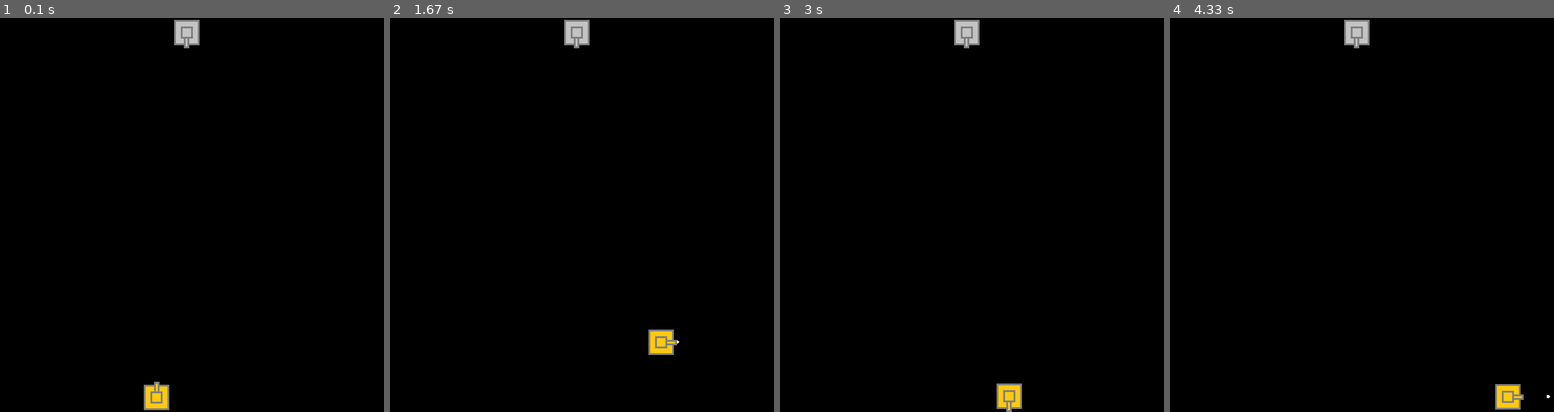
Above: before the commit, frames 1-4 (left to right).
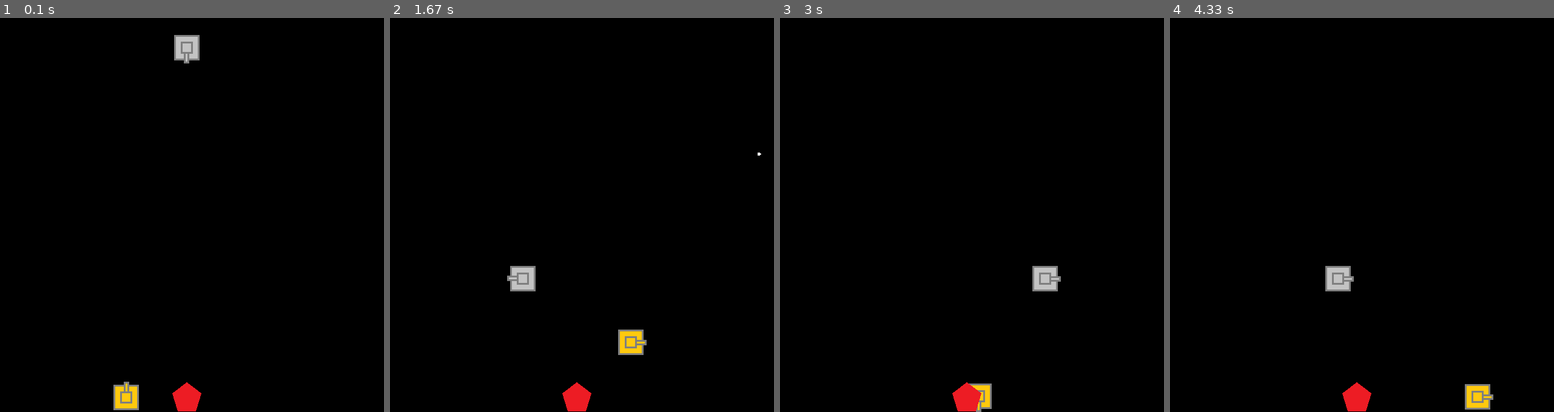
Above: after the commit, the same moments.

Repository: dusanrsc/Pygame_BattleCity
Game: pygame game, started from main.py
Two runs of this game, one before a commit and one after it. Both use one fixed random seed, a clock stepped at 60 frames per second and the inputs below.
Inputs:
- Up to frame 1 (0.1 s): no input
- Up to frame 2 (1.67 s): tap Space at 0.33, 0.73, 1.03, 1.23, 1.57 s; hold D 0.67-1.13 s; hold W 1.17-1.47 s; hold D from 1.5 s (still down)
- Up to frame 3 (3 s): tap Space at 1.87, 2.07, 2.37, 2.63 s; release D at 1.97 s; hold A 2-2.53 s; hold S 2.57-2.87 s
- Up to frame 4 (4.33 s): hold D from 3.73 s (still down); tap Space at 3.8, 4.1 s

The runs differ from the first frame. In frame 1, 1.9% of the frame differs, in the area x 29-53%, y 0-100%; in frame 2, 2.2%, in the area x 30-97%, y 0-100%; in frame 3, 2.0%; in frame 4, 2.2%.

Commit message:
first commit

Diff:
--- a/main.py
+++ b/main.py
@@ -14,9 +14,13 @@
 SCREEN_TITLE = "BattleCity"
 
 FPS = 60
+TILE = 50
+
 PLAYER_SPEED = 5
-PLAYER_SIZE = 50
+PLAYER_SIZE = TILE
 BULLET_SPEED = PLAYER_SPEED * 2
+
+ENEMY_SPEED = 5
 
 # rgb color tuples
 RED = (255, 0, 0)
@@ -31,17 +35,23 @@
 # game variables
 # settings
 __version__ = "v1.0"
-direction = "w"
 running = True
+
+direction = 0
+bullet_counter = 0
 
 # enemy settings
 enemy_id = 20
 max_enemy = 4
-move_range = random.randint(25, 625)
+
+enemy_direction = random.randint(0, 3)
+enemy_moving_range = random.randint(0, SCREEN_WIDTH)
+
+enemy_fireing = 0
 
 # game lists
 # cpu spawn points
-enemy_spawn = [25, 325, 625]
+enemy_spawn = [0, 350, 650]
 
 # setting up screen
 SCREEN = pygame.display.set_mode((SCREEN_WIDTH, SCREEN_HEIGHT))
@@ -56,11 +66,11 @@
 # game classes
 # class player
 class Player(pygame.sprite.Sprite):
-	def __init__(self, img="static/herow.png", pos_x=275, pos_y=625):
+	def __init__(self, img="static/herow.png", pos_x=5, pos_y=13):
 		super().__init__()
 		self.image = pygame.image.load(img).convert()
 		self.image.set_colorkey(ALPHA)
-		self.rect = self.image.get_rect(center = [pos_x, pos_y])
+		self.rect = self.image.get_rect(center = [pos_x * 50 - 25, pos_y * 50 - 25])
 
 	def update(self):
 		# restricting player go out the world boundaries
@@ -73,6 +83,16 @@
 		if self.rect.y <= 0:
 			self.rect.y = 0
 
+class Block(pygame.sprite.Sprite):
+	def __init__(self, img="static/brick_wall.png", pos_x=6, pos_y=13):
+		super().__init__()
+		self.image = pygame.image.load(img).convert()
+		self.image.set_colorkey(ALPHA)
+		self.rect = self.image.get_rect(center = [pos_x * 50 - 25, pos_y * 50 - 25])
+
+	def update(self):
+		pass
+
 class Bullet(pygame.sprite.Sprite):
 	def __init__(self, img="static/bullet.png", pos_x=25, pos_y=25):
 		super().__init__()
@@ -82,31 +102,21 @@
 
 	def update(self):
 		# updating bullet movement
-		if direction == "w":
+		if direction == 0:
 			self.rect.y -= BULLET_SPEED
-		if direction == "s":
+		if direction == 2:
 			self.rect.y += BULLET_SPEED
-		if direction == "a":
+		if direction == 3:
 			self.rect.x -= BULLET_SPEED
-		if direction == "d":
+		if direction == 1:
 			self.rect.x += BULLET_SPEED
-
-		# destroying bullet condition
-		if self.rect.y <= 0:
-			self.kill()
-		if self.rect.y >= SCREEN_HEIGHT:
-			self.kill()
-		if self.rect.x <= 0:
-			self.kill()
-		if self.rect.x >= SCREEN_WIDTH:
-			self.kill()
 
 class Enemy(pygame.sprite.Sprite):
 	def __init__(self, img="static/enemys.png", pos_x=enemy_spawn[random.randint(0, 2)], pos_y=25):
 		super().__init__()
 		self.image = pygame.image.load(img).convert()
 		self.image.set_colorkey(ALPHA)
-		self.rect = self.image.get_rect(center = [pos_x, pos_y])
+		self.rect = self.image.get_rect(center = [pos_x - 25, pos_y - 25])
 
 	def update(self):
 		# restricting enemy go out the world boundaries
@@ -119,9 +129,6 @@
 		if self.rect.y <= 0:
 			self.rect.y = 0
 
-		# movement mechanism
-
-
 # game functions
 # exit game function
 def exit():
@@ -140,26 +147,38 @@
 player = Player(img="static/hero.png")
 player_group.add(player)
 
+flag_group = pygame.sprite.Group()
+flag = Block(pos_x=7, pos_y=13, img="static/flag.png")
+flag_group.add(flag)
+
 bullet_group = pygame.sprite.Group()
 bullet = Bullet(pos_x=player.rect.x, pos_y=player.rect.y)
 
 enemy_group = pygame.sprite.Group()
-enemy = Enemy(img="static/enemy.png", pos_x=enemy_spawn[random.randint(0, 2)])
+enemy = Enemy(img="static/enemy.png")
 enemy.image = pygame.transform.rotate(enemy.image, 180)
 enemy_group.add(enemy)
 
 # main game loop
 while running:
 	# events
+	# key input
+	keys = pygame.key.get_pressed()
 	for event in pygame.event.get():
 		if event.type == pygame.QUIT:
 			exit()
 
-	# key input
-	keys = pygame.key.get_pressed()
+	# fiering bullet mechanism
+	if keys[pygame.K_SPACE] and bullet_counter != 1:
+		bullet_counter += 1
+
+		bullet_group = pygame.sprite.Group()
+		bullet = Bullet(pos_x=player.rect.x + PLAYER_SIZE // 2, pos_y=player.rect.y + PLAYER_SIZE // 2)
+		bullet_group.add(bullet)
+
 	# player movement mechanism
 	if keys[pygame.K_w]:
-		direction = "w"
+		direction = 0
 		player.rect.y -= PLAYER_SPEED
 
 		# drawing proper player and bullet image for moving direction
@@ -167,7 +186,7 @@
 		player.image.set_colorkey(ALPHA)
 
 	elif keys[pygame.K_a]:
-		direction = "a"
+		direction = 3
 		player.rect.x -= PLAYER_SPEED
 
 		# drawing proper player and bullet image for moving direction
@@ -176,7 +195,7 @@
 		player.image.set_colorkey(ALPHA)
 
 	elif keys[pygame.K_s]:
-		direction = "s"
+		direction = 2
 		player.rect.y += PLAYER_SPEED
 
 		# drawing proper player and bullet image for moving direction
@@ -185,7 +204,7 @@
 		player.image.set_colorkey(ALPHA)
 
 	elif keys[pygame.K_d]:
-		direction = "d"
+		direction = 1
 		player.rect.x += PLAYER_SPEED
 
 		# drawing proper player and bullet image for moving direction
@@ -193,44 +212,118 @@
 		player.image = pygame.transform.rotate(player.image, 270)
 		player.image.set_colorkey(ALPHA)
 
+	# destroying bullet and reseting bullet conditions
+	if bullet.rect.y <= 0:
+		bullet.kill()
+		bullet_counter = 0
+
+	if bullet.rect.y >= SCREEN_HEIGHT:
+		bullet.kill()
+		bullet_counter = 0
+
+	if bullet.rect.x <= 0:
+		bullet.kill()
+		bullet_counter = 0
+
+	if bullet.rect.x >= SCREEN_WIDTH:
+		bullet.kill()
+		bullet_counter = 0
+
 	# direction
-	if direction == "w":
+	if direction == 0:
 		bullet.image = pygame.image.load("static/bullet.png").convert()
 		bullet.image.set_colorkey(ALPHA)
 
-	elif direction == "a":
+	if direction == 3:
 		bullet.image = pygame.image.load("static/bullet.png").convert()
 		bullet.image = pygame.transform.rotate(bullet.image, 90)
 		bullet.image.set_colorkey(ALPHA)
 
-	elif direction == "s":
+	if direction == 2:
 		bullet.image = pygame.image.load("static/bullet.png").convert()
 		bullet.image = pygame.transform.rotate(bullet.image, 180)
 		bullet.image.set_colorkey(ALPHA)
 
-	elif direction == "d":
+	if direction == 1:
 		bullet.image = pygame.image.load("static/bullet.png").convert()
 		bullet.image = pygame.transform.rotate(bullet.image, 270)
 		bullet.image.set_colorkey(ALPHA)
 
-	# fiering bullet mechanism
-	if keys[pygame.K_SPACE]:
-		bullet_group = pygame.sprite.Group()
-		bullet = Bullet(pos_x=player.rect.x + PLAYER_SIZE // 2, pos_y=player.rect.y + PLAYER_SIZE // 2)
-		bullet_group.add(bullet)
-
-	# if player bullet hit enemy
+	# enemy moving direction
+	if enemy_direction == 0:
+		enemy.rect.y -= ENEMY_SPEED
+
+		enemy.image = pygame.image.load("static/enemy.png").convert()
+		enemy.image.set_colorkey(ALPHA)
+
+		if enemy.rect.y <= enemy_moving_range:
+			enemy_moving_range = random.randint(0, SCREEN_WIDTH)
+			enemy_direction = random.randint(0, 3)
+
+	elif enemy_direction == 2:
+		enemy.rect.y += ENEMY_SPEED
+
+		enemy.image = pygame.image.load("static/enemy.png").convert()
+		enemy.image = pygame.transform.rotate(enemy.image, 180)
+		enemy.image.set_colorkey(ALPHA)
+
+		if enemy.rect.y >= enemy_moving_range:
+			enemy_moving_range = random.randint(0, SCREEN_WIDTH)
+			enemy_direction = random.randint(0, 3)
+
+	elif enemy_direction == 1:
+		enemy.rect.x += ENEMY_SPEED
+
+		enemy.image = pygame.image.load("static/enemy.png").convert()
+		enemy.image = pygame.transform.rotate(enemy.image, 270)
+		enemy.image.set_colorkey(ALPHA)
+
+		if enemy.rect.x >= enemy_moving_range:
+			enemy_moving_range = random.randint(0, SCREEN_WIDTH)
+			enemy_direction = random.randint(0, 3)
+
+	elif enemy_direction == 3:
+		enemy.rect.x -= ENEMY_SPEED
+
+		enemy.image = pygame.image.load("static/enemy.png").convert()
+		enemy.image = pygame.transform.rotate(enemy.image, 90)
+		enemy.image.set_colorkey(ALPHA)
+
+		if enemy.rect.x <= enemy_moving_range:
+			enemy_moving_range = random.randint(0, SCREEN_WIDTH)
+			enemy_direction = random.randint(0, 3)
+
+	# collision section
+	# if players bullet hit enemy
 	if pygame.sprite.groupcollide(bullet_group, enemy_group, True, True, pygame.sprite.collide_rect_ratio(.85)):
 		enemy_id -= 1
+		bullet_counter = 0
 
 		if enemy_id >= 0:
 			enemy_group = pygame.sprite.Group()
 			enemy = Enemy(img="static/enemy.png", pos_x=enemy_spawn[random.randint(0, 2)])
 			enemy.image = pygame.transform.rotate(enemy.image, 180)
 			enemy_group.add(enemy)
+
+			enemy_direction = random.randint(0, 3)
+			enemy_moving_range = random.randint(0, SCREEN_WIDTH)
 		else:
 			enemy.kill()
 
+	# if players bullet hit brickwall
+	if pygame.sprite.groupcollide(bullet_group, flag_group, True, True, pygame.sprite.collide_rect_ratio(.85)):
+		exit()
+
+	# if player hit enemy
+	if pygame.sprite.groupcollide(player_group, enemy_group, False, False, pygame.sprite.collide_rect_ratio(.85)):
+		enemy_direction = random.randint(0, 3)
+		enemy_moving_range = random.randint(0, SCREEN_WIDTH)
+
+	# if enemy hit brickwall
+	if pygame.sprite.groupcollide(enemy_group, flag_group, False, False, pygame.sprite.collide_rect_ratio(.85)):
+		enemy_direction = random.randint(0, 3)
+		enemy_moving_range = random.randint(0, SCREEN_WIDTH)
+
 	# drawing sprites on the screen
 	SCREEN.fill(BLACK)
 
@@ -240,8 +333,16 @@
 	player_group.update()
 	player_group.draw(SCREEN)
 
+	flag_group.update()
+	flag_group.draw(SCREEN)
+
 	enemy_group.update()
 	enemy_group.draw(SCREEN)
+
+	# for l1 in range(0, SCREEN_WIDTH, TILE):
+	# 	pygame.draw.line(SCREEN, GREEN, (0, l1), (SCREEN_WIDTH, l1))
+	# 	for l2 in range(0, SCREEN_WIDTH, TILE):
+	# 		pygame.draw.line(SCREEN, GREEN, (l2, 0), (l2, SCREEN_HEIGHT))
 
 	# fps counter
 	pygame.display.flip()
Not shown, changed: README.md
Binary file changed: screenshots/screenshot1.png
Binary file added: screenshots/screenshot2.png
Binary file added: static/brick_wall.png
Binary file added: static/flag.png
Binary file added: static/forrest.png
